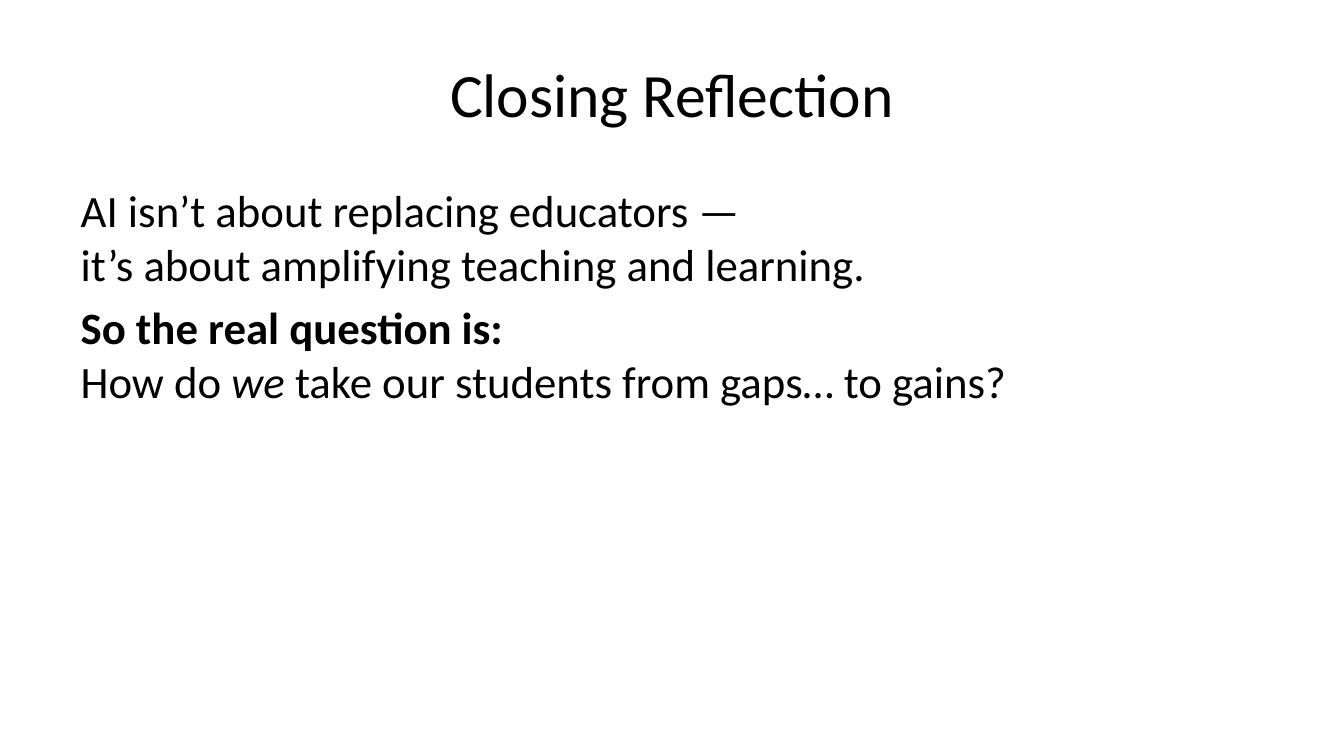
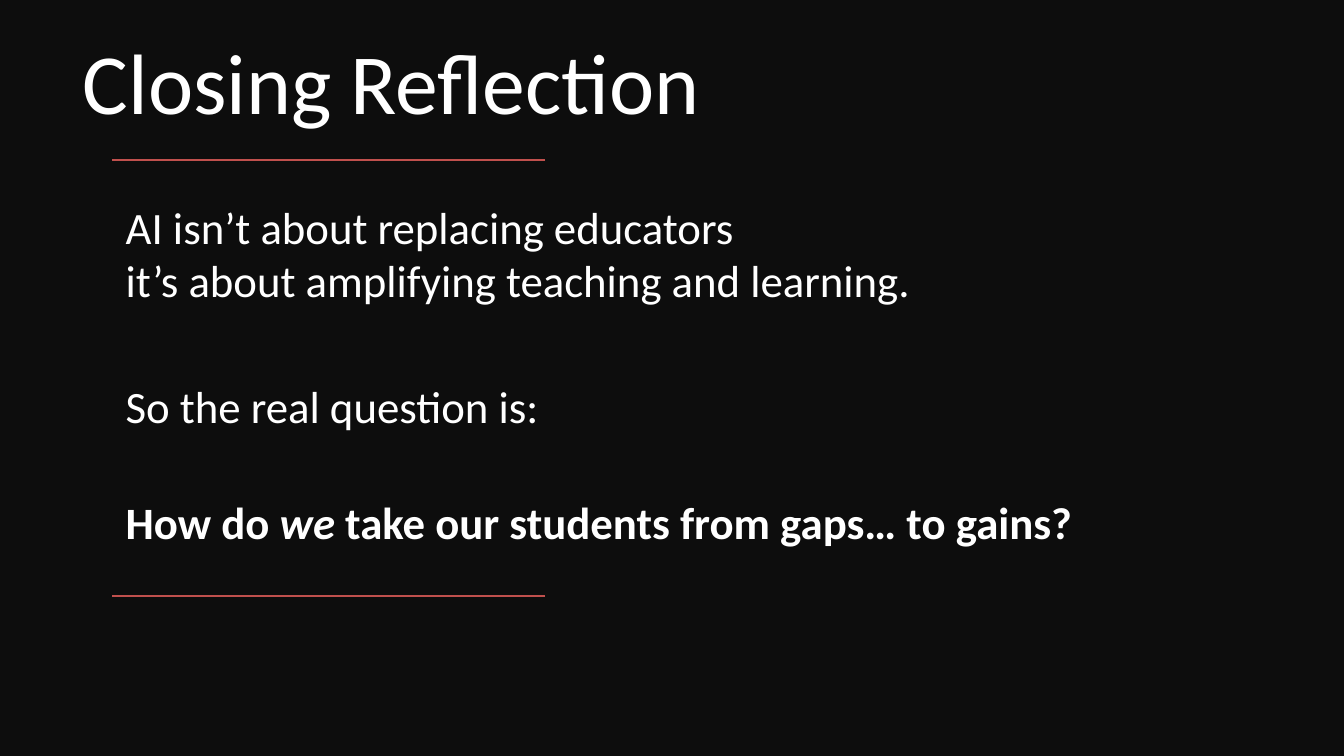
Before and after one commit to michaelborck-education/michaelborck.education, a slide deck: slide 11 of ai/downloads/presentation.pptx (slide 12 before the commit). Drawn at 1344x756 pixels with LibreOffice and Linux fonts; fonts in the diff are those of the drawing. Boxes give left, top, right and bottom in pixels: in the first picture for what was removed or moved away, otherwise in the second. Text is boxed around its words. In the diff, an @@ line names an element or a change of style, - is before the commit and + after.

```diff
--- a/ai/downloads/presentation.pptx
+++ b/ai/downloads/presentation.pptx
@@ title "Closing Reflection": place and size @@
-title "Closing Reflection" at [450,74,894,128]
+title "Closing Reflection" at [83,54,699,129]
@@ title "Closing Reflection" at [83,54,699,129]: size 33 to 45.9 pt, text colour #000000 to #FFFFFF @@
@@ rectangle added at [0,0,1344,755], fill #0D0D0D @@
@@ text "AI isn’t about replacing educators ..." at [126,212,1072,547]: vertical alignment top to middle @@
@@ line added from (546, 160) to (112, 160), #C0504D 1 pt @@
@@ text at [126,212,1072,547]: text changed; text colour #000000 to #FFFFFF @@
-AI isn’t about replacing educators —
-it’s about amplifying teaching and learning.
-So the real question is:
-How do we take our students from gaps… to gains?
+AI isn’t about replacing educators
+it’s about amplifying teaching and learning.
+So the real question is:
+How do we take our students from gaps… to gains?
@@ line added from (546, 597) to (112, 597), #C0504D 1 pt @@
```
Also in this commit, not shown: 10 other slides changed, 2 slides removed, 1 other file.
